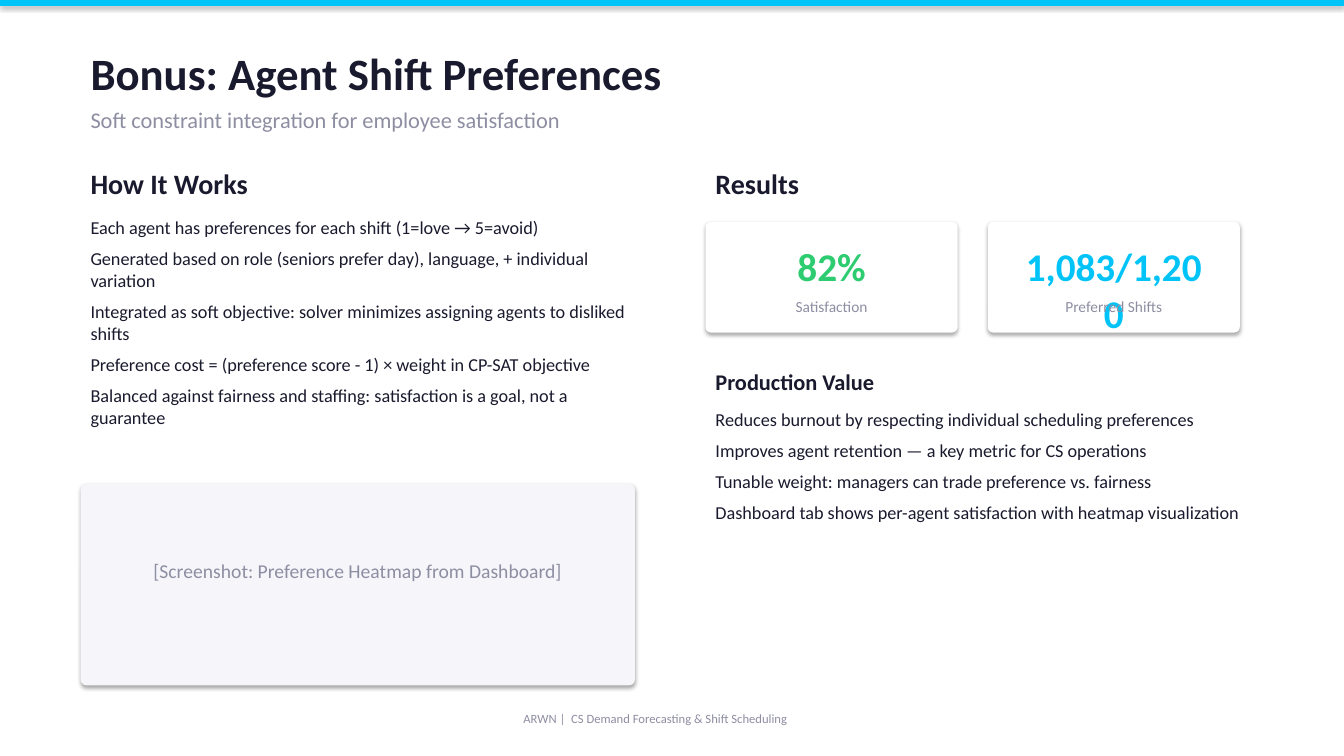
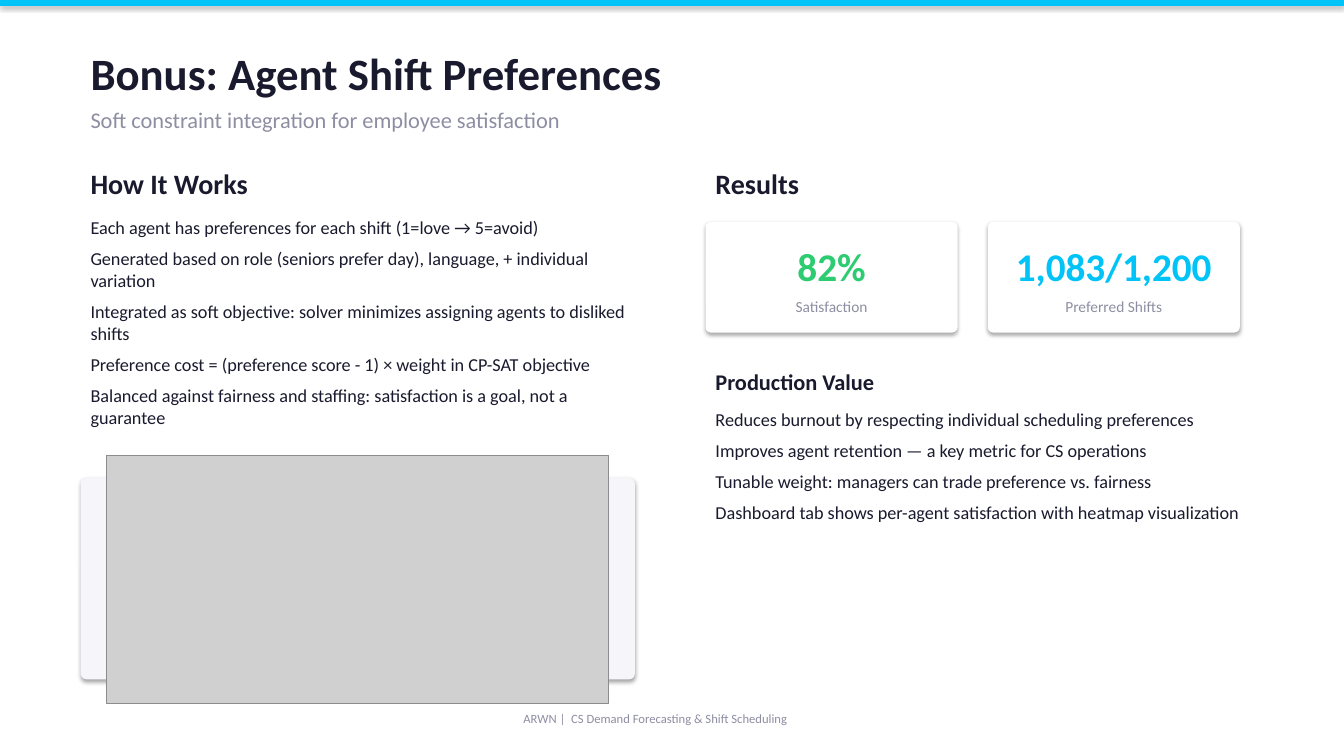
Before and after one commit to ougrid/arwn-aifse, a slide deck: slide 8 of presentation_deck.pptx. Drawn at 1344x756 pixels with LibreOffice and Linux fonts; fonts in the diff are those of the drawing; grey boxes stand for pictures. Boxes give left, top, right and bottom in pixels: in the first picture for what was removed or moved away, otherwise in the second. Text is boxed around its words. In the diff, an @@ line names an element or a change of style, - is before the commit and + after.

```diff
--- a/presentation_deck.pptx
+++ b/presentation_deck.pptx
@@ text "1,083/1,200" rewrapped from bbox=[1026, 253, 1202, 286] to bbox=[1016, 253, 1212, 286] @@
@@ rounded rectangle: place and size @@
-rounded rectangle at bbox=[81, 484, 635, 686]
+rounded rectangle at bbox=[81, 478, 635, 680]
@@ picture added at bbox=[107, 456, 609, 704] @@
@@ text removed at bbox=[153, 564, 561, 581] @@
-[Screenshot: Preference Heatmap from Dashboard]
```
Also in this commit, not shown: 3 other slides changed, 2 slides added, 2 other files.
